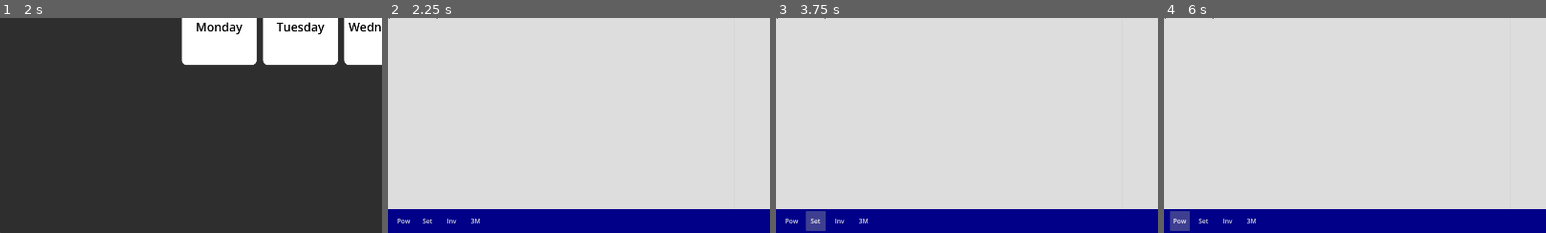
Above: before the commit, frames 1-4 (left to right).
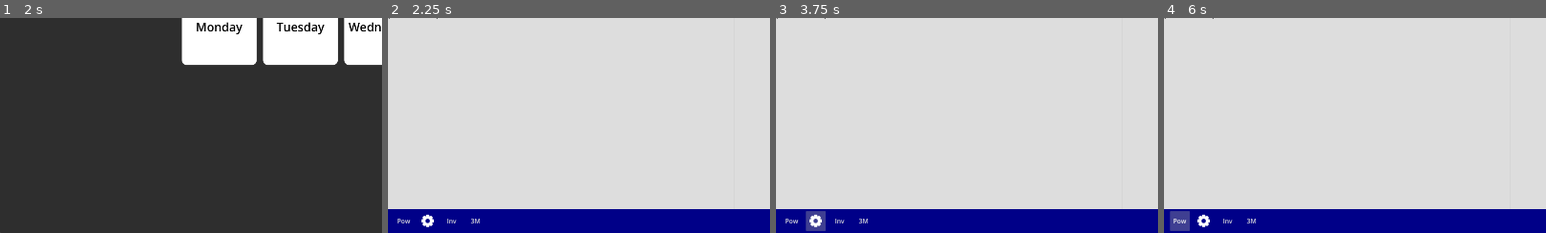
Above: after the commit, the same moments.

Repository: Wong-Kai-Lun/gamified-cybersecurity-awareness-training
Game: Godot game, scene res://game/main_menu/main_menu.tscn
Two runs of this game, one before a commit and one after it. Both use one fixed random seed, a clock stepped at 60 frames per second and the inputs below.
Inputs (mouse positions are % of the whole screen's width and height, from its top left):
- Up to frame 1 (2 s): click "Settings" at 0.5 s; click "New Game" at 1.25 s
- Up to frame 2 (2.25 s): click "Monday" at 2 s
- Up to frame 3 (3.75 s): click "X" at 2.75 s; click (5, 97) at 3.5 s
- Up to frame 4 (6 s): click (32, 8) at 4.27 s; click "⋮" at 5 s; click "Pow" at 5.75 s
The pictures show only the part of the screen within x 0-50%, y 50-100%; the shares and areas given below are measured in that part.

Frame 1 is identical in both runs. In frame 2, 0.1% of the frame differs, in the area x 8-12%, y 91-98%; in frame 3, 0.1%; in frame 4, 0.1%.

Commit message:
Update Settings Window
- Changed Settings window from adding and destroying itself to showing and hiding itself.

Diff:
--- a/godot/game/main_game/desktop.gd
+++ b/godot/game/main_game/desktop.gd
@@ -1,17 +1,21 @@
 extends Control
 
 @onready var settings_scene: PackedScene = preload("res://game/main_game/programs/settings/settings.tscn")
-@onready var settings_spawn = $CanvasLayer
+@onready var canvas_layer = $CanvasLayer
+@onready var settings = settings_scene.instantiate()
 
 # Called when the node enters the scene tree for the first time.
 func _ready() -> void:
-	pass
+	canvas_layer.add_child(settings)
+	settings.hide()
+
 
 # Called every frame. 'delta' is the elapsed time since the previous frame.
 func _process(_delta: float) -> void:
 	pass
 
-
+# change to preload and hide settings and inventory and show when clicked instead of destroy
 func _on_settings_pressed() -> void:
-	var settings = settings_scene.instantiate()
-	settings_spawn.add_child(settings)
+	if settings.visible:
+		return
+	settings.show()
--- a/godot/game/main_game/desktop.tscn
+++ b/godot/game/main_game/desktop.tscn
@@ -1,8 +1,9 @@
-[gd_scene load_steps=10 format=3 uid="uid://d0ag6c742vmi1"]
+[gd_scene load_steps=13 format=3 uid="uid://d0ag6c742vmi1"]
 
 [ext_resource type="Texture2D" uid="uid://cqw41ovssu3t3" path="res://game/main_game/desktop_bg.jpg" id="1_nvliw"]
 [ext_resource type="Script" path="res://game/main_game/desktop.gd" id="1_v1sjp"]
 [ext_resource type="PackedScene" uid="uid://bbgflyqj2urou" path="res://game/main_game/programs/email_client/email_client.tscn" id="2_6ffpp"]
+[ext_resource type="Texture2D" uid="uid://bg5mv1f75hk1j" path="res://game/main_game/gear_icon.png" id="4_s03b3"]
 
 [sub_resource type="StyleBoxTexture" id="StyleBoxTexture_oeun7"]
 texture = ExtResource("1_nvliw")
@@ -27,6 +28,11 @@
 corner_radius_bottom_left = 2
 
 [sub_resource type="StyleBoxEmpty" id="StyleBoxEmpty_ba4hm"]
+
+[sub_resource type="StyleBoxEmpty" id="StyleBoxEmpty_t23we"]
+
+[sub_resource type="StyleBoxTexture" id="StyleBoxTexture_vfkpi"]
+texture = ExtResource("4_s03b3")
 
 [node name="Desktop" type="Control"]
 layout_mode = 3
@@ -88,8 +94,17 @@
 theme_override_styles/focus = SubResource("StyleBoxEmpty_fhfqr")
 theme_override_styles/hover = SubResource("StyleBoxFlat_sp0o1")
 theme_override_styles/pressed = SubResource("StyleBoxFlat_apx54")
-theme_override_styles/normal = SubResource("StyleBoxEmpty_ba4hm")
-text = "Set"
+theme_override_styles/normal = SubResource("StyleBoxEmpty_t23we")
+
+[node name="SettingsIcon" type="Panel" parent="DesktopBG/Desktop/Taskbar/MarginContainer/TaskbarHBC/Settings"]
+layout_mode = 1
+anchors_preset = 15
+anchor_right = 1.0
+anchor_bottom = 1.0
+grow_horizontal = 2
+grow_vertical = 2
+mouse_filter = 2
+theme_override_styles/panel = SubResource("StyleBoxTexture_vfkpi")
 
 [node name="Inventory" type="Button" parent="DesktopBG/Desktop/Taskbar/MarginContainer/TaskbarHBC"]
 custom_minimum_size = Vector2(50, 50)
--- a/godot/game/main_game/programs/common/base.tscn
+++ b/godot/game/main_game/programs/common/base.tscn
@@ -8,11 +8,11 @@
 
 # Called when the node enters the scene tree for the first time.
 func _ready() -> void:
-	pass # Replace with function body.
+	pass
 
 
 # Called every frame. 'delta' is the elapsed time since the previous frame.
-func _process(delta: float) -> void:
+func _process(_delta: float) -> void:
 	pass
 "
 
--- a/godot/game/main_game/programs/settings/settings.gd
+++ b/godot/game/main_game/programs/settings/settings.gd
@@ -1,9 +1,11 @@
 extends Control
 class_name Settings
 
+@onready var title_bar: Control = $WindowPanel/Structure/TitleBar
+
 # Called when the node enters the scene tree for the first time.
 func _ready() -> void:
-	pass # Replace with function body.
+	title_bar.close_pressed.connect(_hide)
 
 
 # Called every frame. 'delta' is the elapsed time since the previous frame.
@@ -15,6 +17,5 @@
 	get_tree().change_scene_to_file("res://game/level_select/level_select.tscn")
 
 
-
-func _on_close_button_pressed() -> void:
-	queue_free()
+func _hide() -> void:
+	self.hide()
Binary file added: godot/game/main_game/gear_icon.png
Not shown, added: godot/game/main_game/gear_icon.png.import
